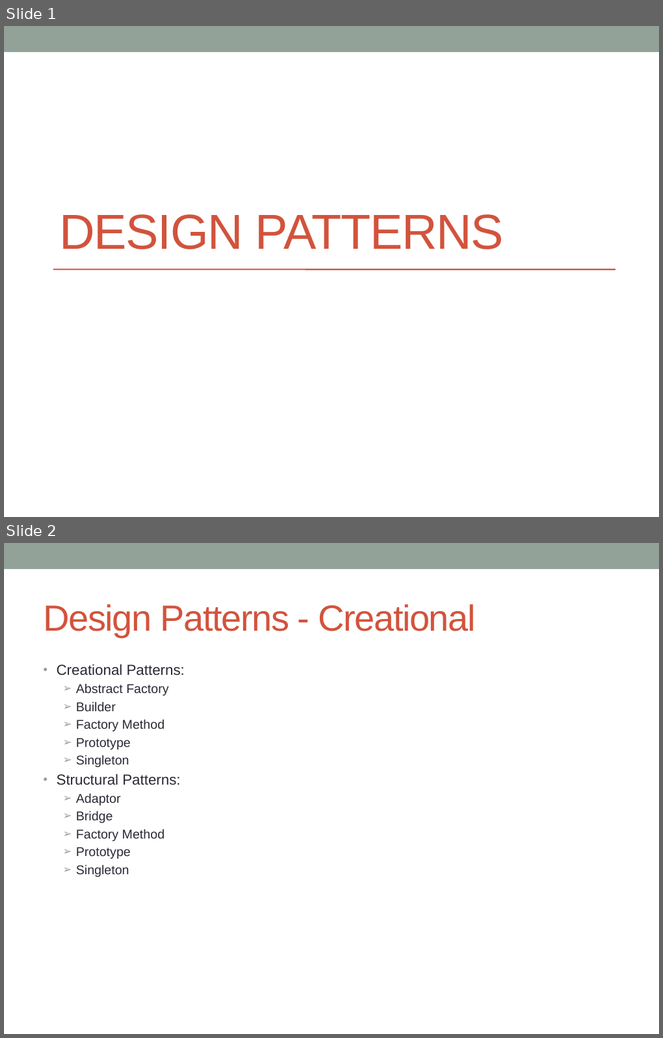
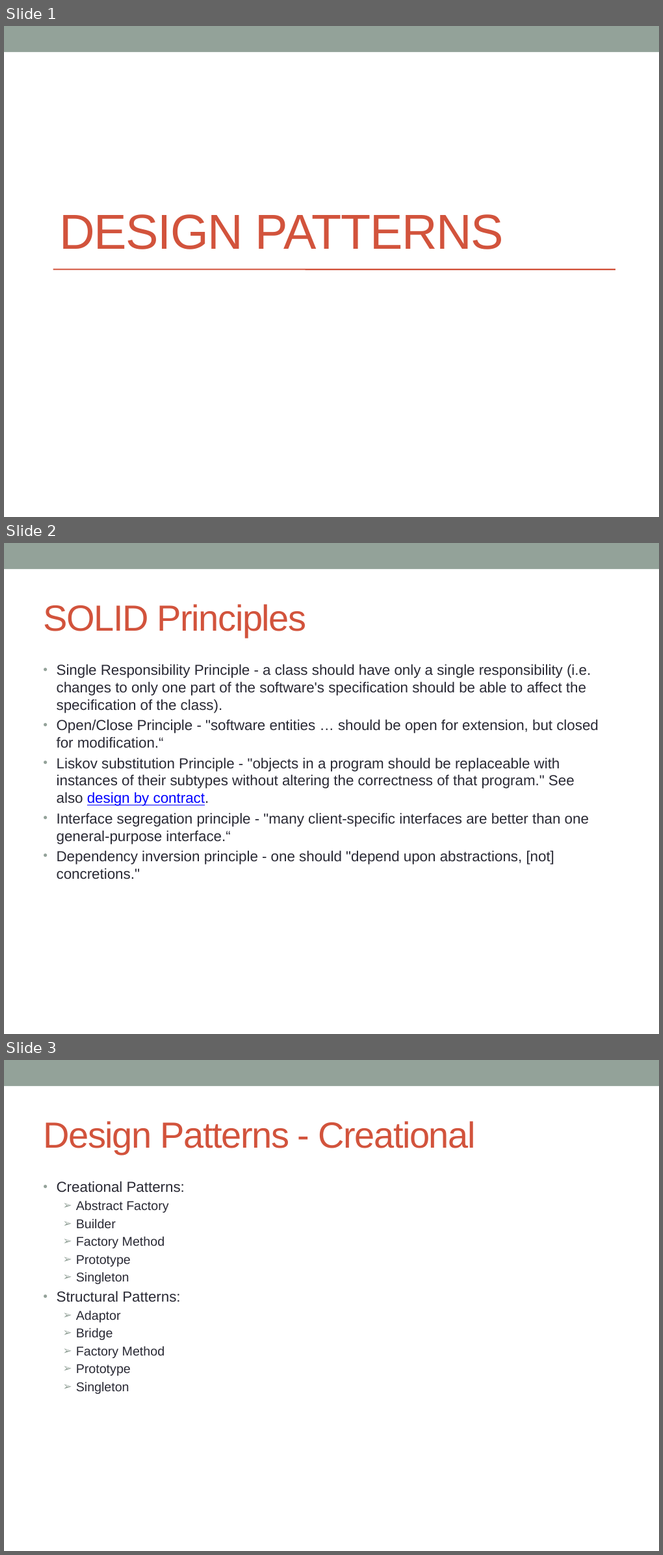
Before and after one commit to notionquest/ProjectDocumentation, a slide deck: DesignPatterns.pptx. Shown one above the other, each under a label of ours: slides 1 and 2 before the commit, slides 1, 2 and 3 after it. The pictures are 663x1038 and 663x1555 pixels, drawn with LibreOffice and Linux fonts; fonts in the diff are those of the drawing. Boxes give left, top, right and bottom in pixels: in the first picture for what was removed or moved away, otherwise in the second. Text is boxed around its words. In the diff, an @@ line names an element or a change of style, - is before the commit and + after.

```diff
--- a/DesignPatterns.pptx
+++ b/DesignPatterns.pptx
@@ slide 2 added at box(4, 543, 659, 1034), background #FFFFFF; not listed: 1 template element that a slide beside it also shows @@
@@ title added at box(43, 604, 307, 637), 40 pt, text #D2533C @@
+SOLID Principles
@@ text added at box(57, 664, 599, 880), 16 pt, text #292934 @@
+• Single Responsibility Principle - a class should have only a single responsibility (i.e. changes to only one part of the software's specification should be able to affect the specification of the class).
+• Open/Close Principle - "software entities … should be open for extension, but closed for modification.“
+• Liskov substitution Principle - "objects in a program should be replaceable with instances of their subtypes without altering the correctness of that program." See also design by contract.
+• Interface segregation principle - "many client-specific interfaces are better than one general-purpose interface.“
+• Dependency inversion principle - one should "depend upon abstractions, [not] concretions."
@@ what was slide 2 is now slide 3 @@
```
Also in this commit, not shown: 1 slide changed, 5 other slides added.
